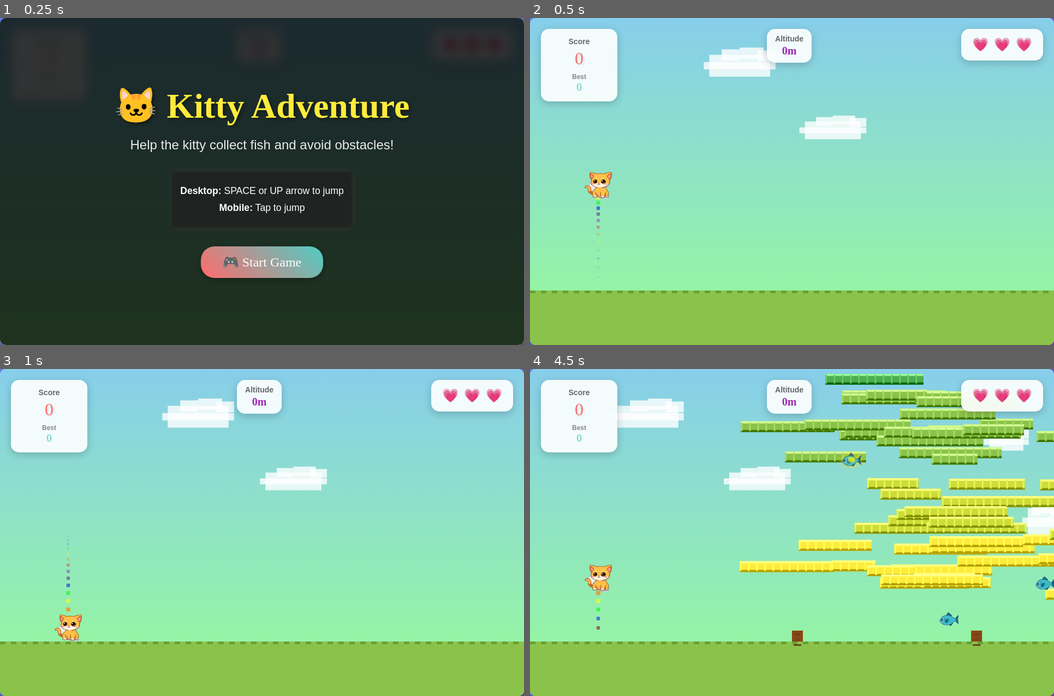
Above: before the commit, frames 1-4 (two rows, left to right).
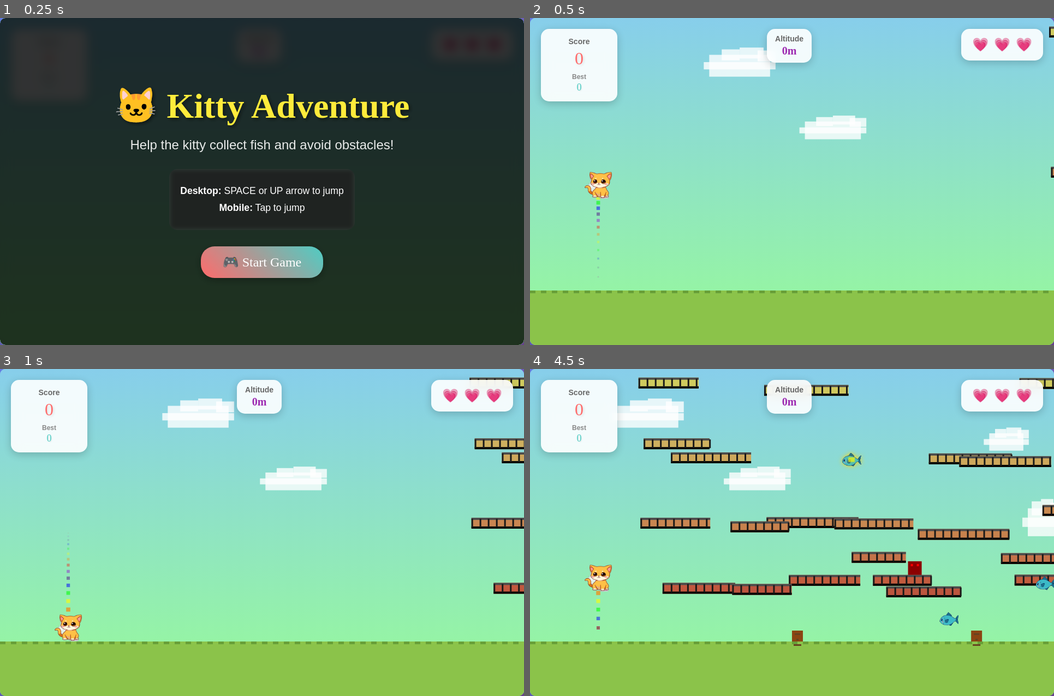
Above: after the commit, the same moments.

Repository: websimapi/websim-kitty-adventure
Game: browser game, page index.html
The game is run twice, just before and just after one commit, with the same random seed, the same clock (stepped at 60 frames per second) and the same inputs.
Inputs:
- Up to frame 1 (0.25 s): no input
- Up to frame 2 (0.5 s): click "🎮 Start Game" at 0.27 s
- Up to frame 3 (1 s): no input
- Up to frame 4 (4.5 s): hold Up 1.03-1.33 s; tap Space every 0.5 s from 1.1 to 4.1 s; hold Up 1.38-1.62 s; hold Up 1.67-1.97 s; hold Up 2.02-2.25 s; hold Up 2.3-2.6 s; hold Up 2.65-2.88 s; hold Up 2.93-3.23 s; hold Up 3.28-3.52 s; hold Up 3.57-3.87 s; hold Up 3.92-4.15 s; hold Up from 4.2 s (still down)

Frame 1 is identical in both runs. In frame 2, less than 0.1% of the frame differs, in the area x 99-100%, y 2-49%; in frame 3, 1.2%; in frame 4, 23%, in the area x 20-100%, y 1-71%.

Commit message:
v11: There's a glitch where when we are up really high on like the purple platform.If we fall, there's no platforms actually generated or rendering below us.We actually need platforms always be generating for all levels of platforms.And also we want it to

Diff:
--- a/game.js
+++ b/game.js
@@ -440,33 +440,85 @@
         });
     }
 
+    ensurePlatformsAbove() {
+        // Simplified and efficient platform generation system
+        const currentPlayerAltitude = this.groundY - this.player.y;
+        const platformInterval = 120; // Increased spacing between platform levels
+        const horizontalSpread = 300;
+        const verticalRange = 400; // Reduced range to generate fewer platforms
+
+        // Calculate altitude ranges to ensure platforms for
+        const minAltitudeToEnsure = Math.max(0, currentPlayerAltitude - verticalRange/2);
+        const maxAltitudeToEnsure = currentPlayerAltitude + verticalRange;
+
+        // Generate platforms at regular intervals but with fewer platforms per level
+        for (let altitude = minAltitudeToEnsure; altitude <= maxAltitudeToEnsure; altitude += platformInterval) {
+            const platformY = this.groundY - altitude;
+
+            // Skip if too close to ground
+            if (platformY >= this.groundY - 50) continue;
+
+            // Check if we already have sufficient platforms at this altitude level
+            const platformsAtThisLevel = this.platforms.filter(p =>
+                Math.abs(p.y - platformY) < platformInterval/2 &&
+                p.x > this.canvas.width - horizontalSpread &&
+                p.x < this.canvas.width + horizontalSpread
+            );
+
+            // Generate fewer platforms - only 1 if we have none at this level
+            if (platformsAtThisLevel.length === 0) {
+                // Generate only 1-2 platforms per level instead of 3
+                const platformsToGenerate = Math.random() < 0.7 ? 1 : 2;
+
+                for (let i = 0; i < platformsToGenerate; i++) {
+                    // Spread platforms horizontally with more spacing
+                    const baseX = this.canvas.width + (i * 200) + Math.random() * 150;
+                    const platformYVariation = platformY + (Math.random() - 0.5) * 30;
+
+                    this.platforms.push({
+                        x: baseX,
+                        y: platformYVariation,
+                        width: Math.random() * 80 + 100, // Slightly larger platforms
+                        height: 20,
+                        color: this.getPlatformColor(platformYVariation)
+                    });
+                }
+            }
+        }
+
+        // Update highest platform tracker for other systems
+        if (this.platforms.length > 0) {
+            this.highestPlatform = Math.min(...this.platforms.map(p => p.y));
+        }
+    }
+
     spawnPlatform() {
-        // Generate platforms across a much wider vertical range
-        // Always spawn platforms at multiple altitude levels regardless of player position
-        const platformsToSpawn = Math.floor(Math.random() * 3) + 2; // 2-4 platforms each time
-        const spawnRange = 300; // Horizontal spread
-
-        for (let i = 0; i < platformsToSpawn; i++) {
-            // Generate platforms across the entire vertical space
-            // Not just relative to player position
-            const baseY = this.groundY - 100; // Start well above ground
-            const maxAltitude = Math.max(1000, this.altitude + 500); // Always generate higher than current altitude
-            const minAltitude = 50; // Always have low-altitude platforms
-
-            // Random Y position across the entire range
-            const altitudeRange = Math.random() * maxAltitude + minAltitude;
-            const platformY = baseY - altitudeRange;
-
-            // Spread platforms horizontally
-            const platformX = this.canvas.width + Math.random() * spawnRange + (i * 120);
-
-            this.platforms.push({
-                x: platformX,
-                y: platformY,
-                width: Math.random() * 120 + 80,
-                height: 20,
-                color: this.getPlatformColor(platformY)
-            });
+        // Simplified platform spawning - only generate when needed
+        const currentAltitude = this.groundY - this.player.y;
+
+        // Only generate platforms if we're running low in the forward direction
+        const platformsAhead = this.platforms.filter(p =>
+            p.x > this.canvas.width &&
+            p.x < this.canvas.width + 400 &&
+            Math.abs((this.groundY - p.y) - currentAltitude) < 200
+        );
+
+        // Only spawn if we have fewer than 3 platforms ahead at similar altitude
+        if (platformsAhead.length < 3) {
+            // Generate platforms at current level and slightly above/below
+            for (let levelOffset = -1; levelOffset <= 1; levelOffset++) {
+                const levelY = this.player.y + (levelOffset * 120);
+                if (levelY >= this.groundY - 50) continue;
+
+                // Generate only 1 platform per level
+                this.platforms.push({
+                    x: this.canvas.width + Math.random() * 200,
+                    y: levelY + (Math.random() - 0.5) * 30,
+                    width: Math.random() * 80 + 90,
+                    height: 20,
+                    color: this.getPlatformColor(levelY)
+                });
+            }
         }
     }
 
@@ -516,92 +568,16 @@
         });
     }
 
-    ensurePlatformsAbove() {
-        // Much more comprehensive platform generation - ensure platforms at ALL levels
-        const playerTopY = this.player.y - 200;
-        const playerBottomY = this.player.y + 400; // Also check below player
-        const highestExistingPlatform = Math.min(...this.platforms.map(p => p.y), this.highestPlatform);
-        const lowestExistingPlatform = Math.max(...this.platforms.map(p => p.y), this.groundY - 100);
-
-        // Generate platforms above player if needed
-        if (highestExistingPlatform > playerTopY) {
-            const levelsToGenerate = Math.ceil((highestExistingPlatform - playerTopY) / 100);
-            for (let level = 0; level < Math.min(levelsToGenerate, 8); level++) {
-                const levelY = highestExistingPlatform - (level + 1) * 80 - Math.random() * 40;
-                const platformsAtLevel = Math.floor(Math.random() * 4) + 2; // 2-5 platforms per level
-
-                for (let p = 0; p < platformsAtLevel; p++) {
-                    this.platforms.push({
-                        x: this.canvas.width + Math.random() * 600 + (p * 100),
-                        y: levelY - Math.random() * 30,
-                        width: Math.random() * 120 + 80,
-                        height: 20,
-                        color: this.getPlatformColor(levelY)
-                    });
-                }
-            }
-            this.highestPlatform = Math.min(...this.platforms.map(p => p.y));
-        }
-
-        // Generate platforms below player if needed (fill gaps)
-        if (lowestExistingPlatform < playerBottomY && lowestExistingPlatform > this.groundY - 80) {
-            const levelsToFill = Math.ceil((playerBottomY - lowestExistingPlatform) / 100);
-            for (let level = 0; level < Math.min(levelsToFill, 6); level++) {
-                const levelY = lowestExistingPlatform + (level + 1) * 80 + Math.random() * 40;
-                if (levelY >= this.groundY - 80) break; // Don't go too close to ground
-
-                const platformsAtLevel = Math.floor(Math.random() * 3) + 2; // 2-4 platforms per level
-
-                for (let p = 0; p < platformsAtLevel; p++) {
-                    this.platforms.push({
-                        x: this.canvas.width + Math.random() * 400 + (p * 80),
-                        y: levelY + Math.random() * 20,
-                        width: Math.random() * 120 + 80,
-                        height: 20,
-                        color: this.getPlatformColor(levelY)
-                    });
-                }
-            }
-        }
-
-        // Always generate some platforms at regular intervals for continuous play
-        const regularSpawnTimer = Math.floor(Date.now() / 1000) % 3;
-        if (regularSpawnTimer === 0) {
-            // Generate platforms at multiple altitude levels regularly
-            const altitudeLevels = [100, 200, 350, 500, 700, 1000, 1400, 1800, 2300, 3000];
-            const levelToSpawn = altitudeLevels[Math.floor(Math.random() * altitudeLevels.length)];
-            const platformY = this.groundY - levelToSpawn - Math.random() * 100;
-
-            // Generate multiple platforms at this level
-            for (let i = 0; i < 3; i++) {
-                this.platforms.push({
-                    x: this.canvas.width + Math.random() * 300 + (i * 100),
-                    y: platformY + Math.random() * 50 - 25,
-                    width: Math.random() * 120 + 80,
-                    height: 20,
-                    color: this.getPlatformColor(platformY)
-                });
-            }
-        }
-    }
-
     getPlatformColor(y) {
         const altitude = this.groundY - y;
 
-        // Infinite color progression system
-        if (altitude > 3000) return '#E91E63'; // Pink for ultra-high
-        if (altitude > 2500) return '#9C27B0'; // Purple for very high
-        if (altitude > 2000) return '#673AB7'; // Deep purple
-        if (altitude > 1500) return '#3F51B5'; // Indigo for high
-        if (altitude > 1200) return '#2196F3'; // Blue
-        if (altitude > 1000) return '#03A9F4'; // Light blue
-        if (altitude > 800) return '#00BCD4'; // Cyan
-        if (altitude > 600) return '#009688'; // Teal
-        if (altitude > 450) return '#4CAF50'; // Green for medium-high
-        if (altitude > 300) return '#8BC34A'; // Light green
-        if (altitude > 200) return '#CDDC39'; // Lime green
-        if (altitude > 100) return '#FFEB3B'; // Yellow for low-medium
-        return '#FFC107'; // Amber for low altitude
+        // Truly infinite color system using HSL color space
+        // Cycle through hues every 500 altitude units, with increasing saturation and varying lightness
+        const hue = Math.floor((altitude / 500) * 60) % 360; // Complete color wheel every 6000 altitude
+        const saturation = Math.min(100, 50 + (altitude / 100)); // Increases saturation with altitude
+        const lightness = 45 + Math.sin(altitude / 300) * 15; // Oscillating lightness for variety
+
+        return `hsl(${hue}, ${Math.floor(saturation)}%, ${Math.floor(lightness)}%)`;
     }
 
     spawnCollectible() {
